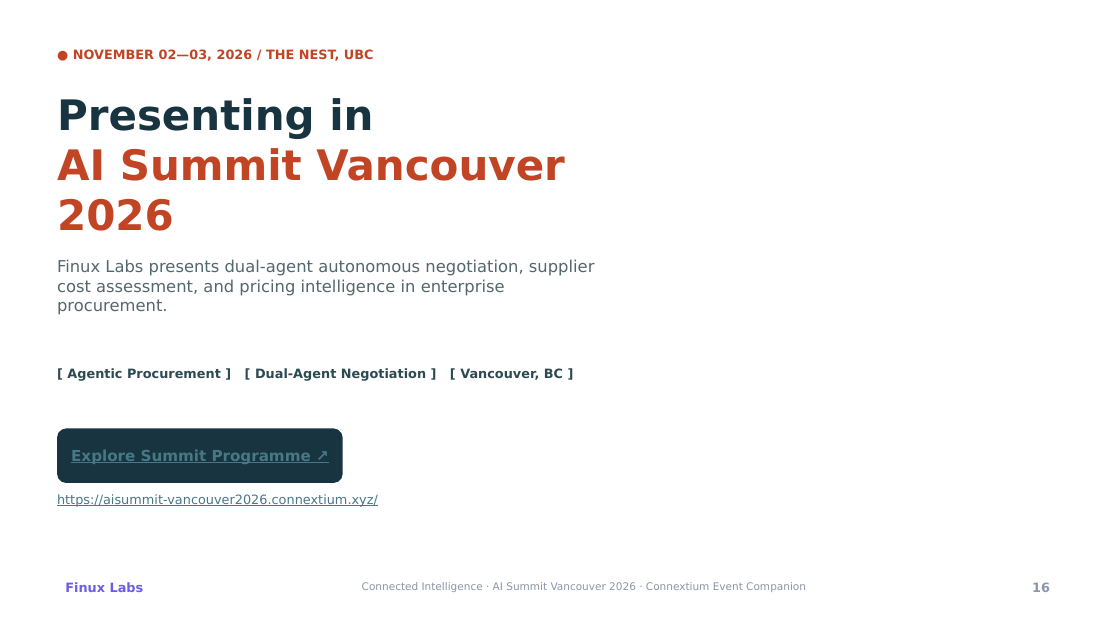
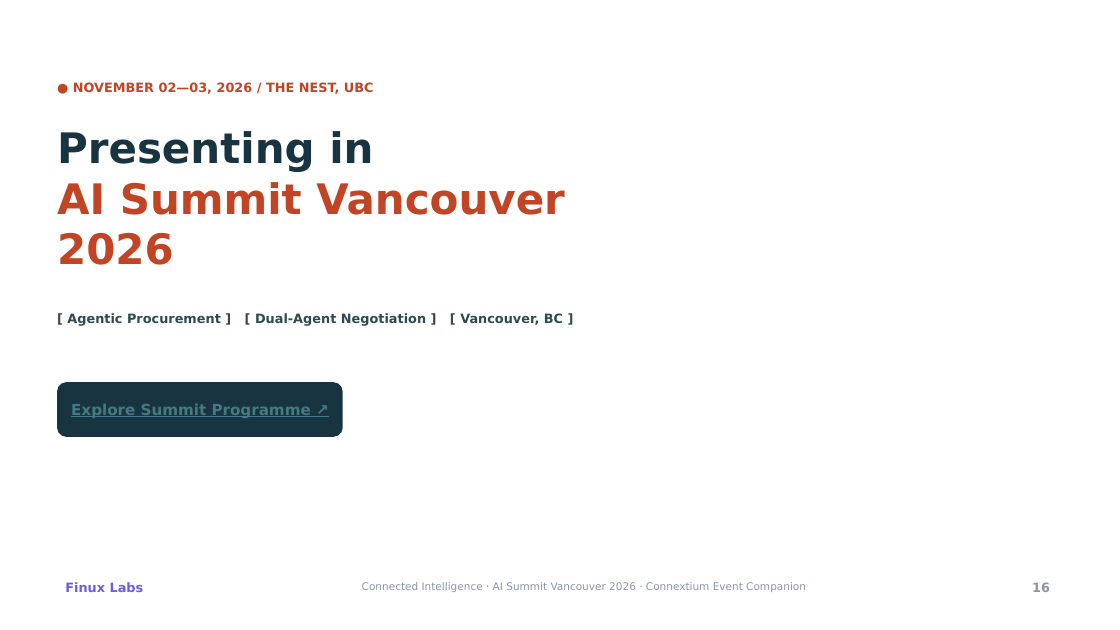
Before and after one commit to SmartFinuxLabs/SmartFinuxLabs.github.io, a slide deck: slide 16 of docs/publish/pitch-agentic-procurement/Finux-Labs-Procurement-AI-Pitch-15-Slides.pptx. Drawn at 1120x630 pixels with LibreOffice and Linux fonts; fonts in the diff are those of the drawing; background and template pictures are left out. Boxes give left, top, right and bottom in pixels: in the first picture for what was removed or moved away, otherwise in the second. Text is boxed around its words. In the diff, an @@ line names an element or a change of style, - is before the commit and + after.

```diff
--- a/docs/publish/pitch-agentic-procurement/Finux-Labs-Procurement-AI-Pitch-15-Slides.pptx
+++ b/docs/publish/pitch-agentic-procurement/Finux-Labs-Procurement-AI-Pitch-15-Slides.pptx
@@ text "● NOVEMBER 02—03, 2026 / ...": place and size @@
-text "● NOVEMBER 02—03, 2026 / ..." at (73,49,374,61)
+text "● NOVEMBER 02—03, 2026 / ..." at (73,82,374,94)
@@ text "Presenting in": place and size @@
-text "Presenting in" at (57,98,565,231)
+text "Presenting in" at (57,131,565,265)
@@ text removed at (57,259,595,315) @@
-Finux Labs presents dual-agent autonomous negotiation, supplier cost assessment, and pricing intelligence in enterprise procurement.
@@ text "[ Agentic Procurement ] [ ...": place and size @@
-text "[ Agentic Procurement ] [ ..." at (67,368,563,381)
+text "[ Agentic Procurement ] [ ..." at (67,313,563,326)
@@ rounded rectangle "Explore Summit Programme ↗": place and size @@
-rounded rectangle "Explore Summit Programme ↗" at (57,429,343,483)
+rounded rectangle "Explore Summit Programme ↗" at (57,382,343,437)
@@ text removed at (57,494,378,507) @@
-https://aisummit-vancouver2026.connextium.xyz/
```
Also in this commit, not shown: 2 other files.
